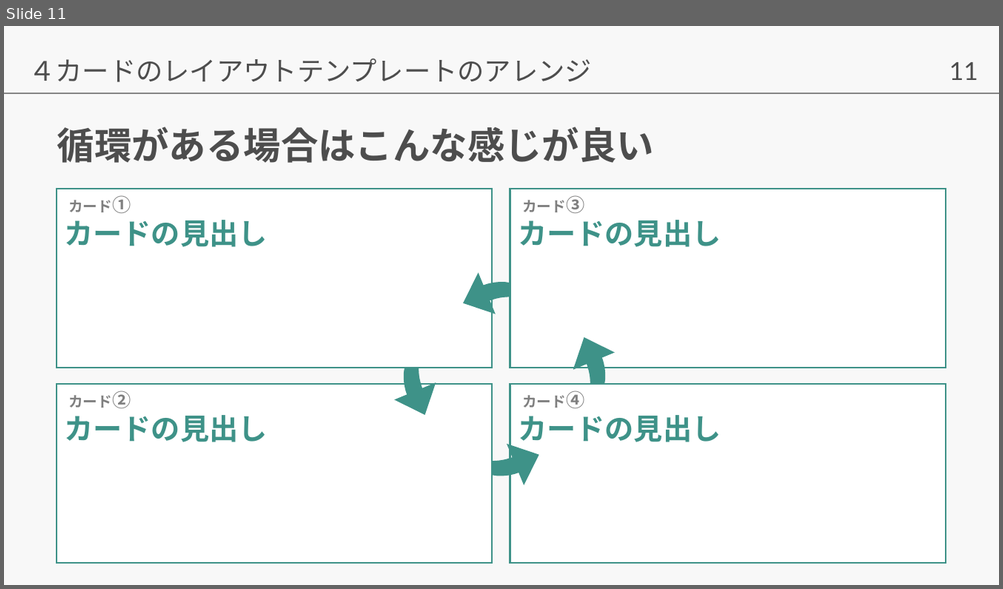
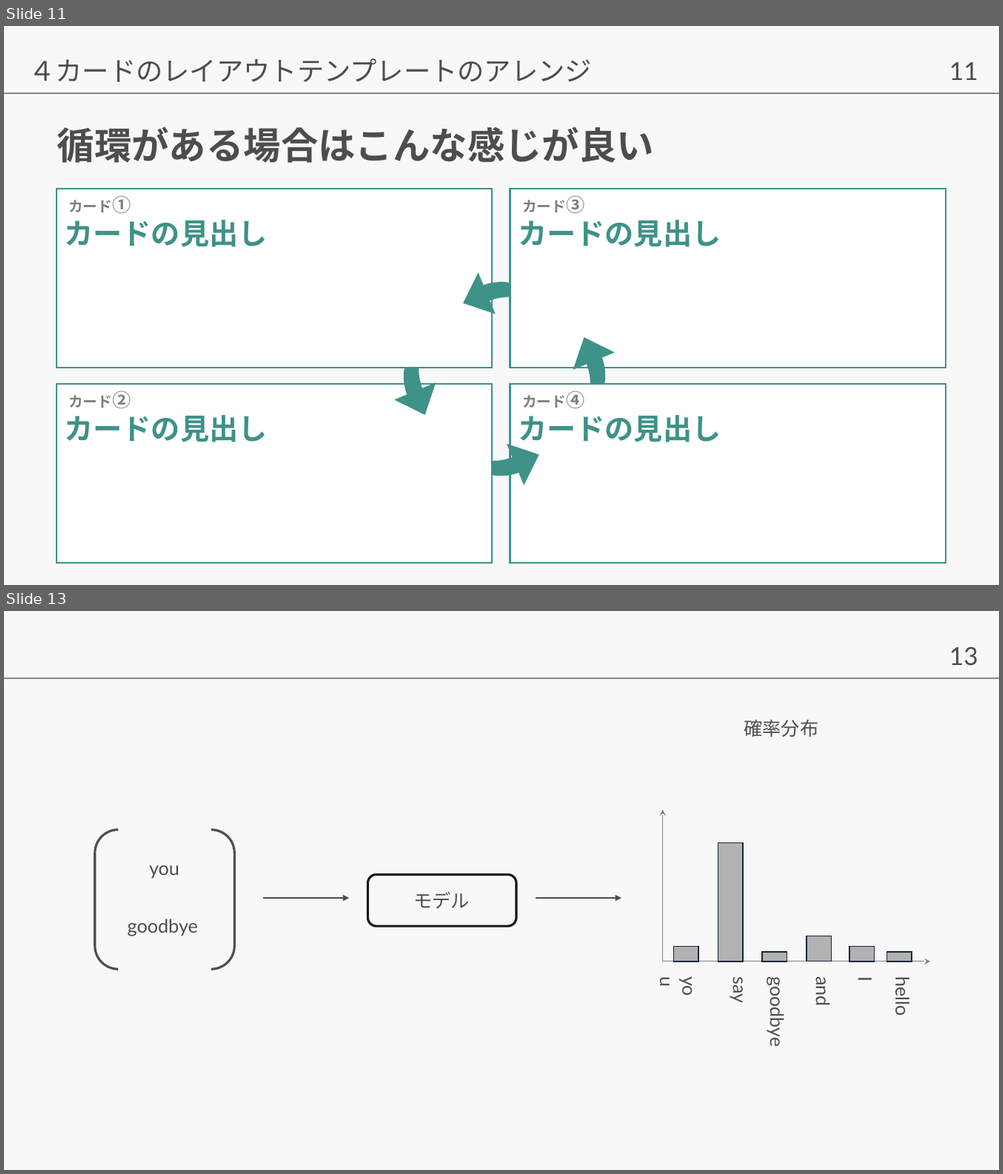
Before and after one commit to lvzeyu/css_nlp, a slide deck: ppt.pptx. Shown one above the other, each under a label of ours: slide 11 before the commit, slides 11 and 13 after it; the slides between them are not shown. The pictures are 1003x589 and 1003x1174 pixels, drawn with LibreOffice and Linux fonts; fonts in the diff are those of the drawing. Boxes give left, top, right and bottom in pixels: in the first picture for what was removed or moved away, otherwise in the second. Text is boxed around its words. In the diff, an @@ line names an element or a change of style, - is before the commit and + after.

```diff
--- a/ppt.pptx
+++ b/ppt.pptx
@@ slide 13 added at (x1=4, y1=611, x2=999, y2=1170), background #F8F8F8; not listed: 2 template elements that a slide beside it also shows @@
@@ text added at (x1=744, y1=720, x2=819, y2=737), 18 pt, text #4D4D4D @@
+確率分布
@@ arrow added from (663, 962) to (663, 810), #7F7F7F 0.75 pt @@
@@ bracket pair added at (x1=95, y1=829, x2=235, y2=969), outline #4D4D4D 2.25 pt @@
@@ rectangle added at (x1=718, y1=843, x2=743, y2=962), fill #B2B2B2, outline #142842 1 pt @@
@@ text added at (x1=149, y1=866, x2=179, y2=879), 18 pt, text #4D4D4D @@
+you
@@ rounded rectangle added at (x1=368, y1=875, x2=517, y2=926), outline #191919 2.25 pt @@
@@ arrow added from (264, 898) to (350, 898), #4D4D4D 1.5 pt @@
@@ text added at (x1=413, y1=891, x2=469, y2=909), 18 pt, text #4D4D4D @@
+モデル
@@ arrow added from (536, 898) to (621, 898), #4D4D4D 1.5 pt @@
@@ text added at (x1=128, y1=919, x2=198, y2=937), 18 pt, text #4D4D4D @@
+goodbye
@@ rectangle added at (x1=806, y1=937, x2=831, y2=962), fill #B2B2B2, outline #142842 1 pt @@
@@ arrow added from (662, 962) to (930, 962), #7F7F7F 0.75 pt @@
@@ rectangle added at (x1=673, y1=947, x2=698, y2=962), fill #B2B2B2, outline #142842 1 pt @@
@@ rectangle added at (x1=762, y1=952, x2=787, y2=962), fill #B2B2B2, outline #142842 1 pt @@
@@ rectangle added at (x1=849, y1=947, x2=874, y2=962), fill #B2B2B2, outline #142842 1 pt @@
@@ rectangle added at (x1=887, y1=952, x2=911, y2=962), fill #B2B2B2, outline #142842 1 pt @@
@@ text added at (x1=667, y1=969, x2=705, y2=1014), 18 pt, text #4D4D4D @@
+you
@@ text added at (x1=729, y1=979, x2=751, y2=1002), 18 pt, text #4D4D4D @@
+say
@@ text added at (x1=765, y1=983, x2=788, y2=1045), 18 pt, text #4D4D4D @@
+goodbye
@@ text added at (x1=812, y1=980, x2=834, y2=1005), 18 pt, text #4D4D4D @@
+and
@@ text added at (x1=854, y1=978, x2=876, y2=980), 18 pt, text #4D4D4D @@
+I
@@ text added at (x1=891, y1=980, x2=913, y2=1015), 18 pt, text #4D4D4D @@
+hello
```
Also in this commit, not shown: 2 other slides added, 18 other files.
